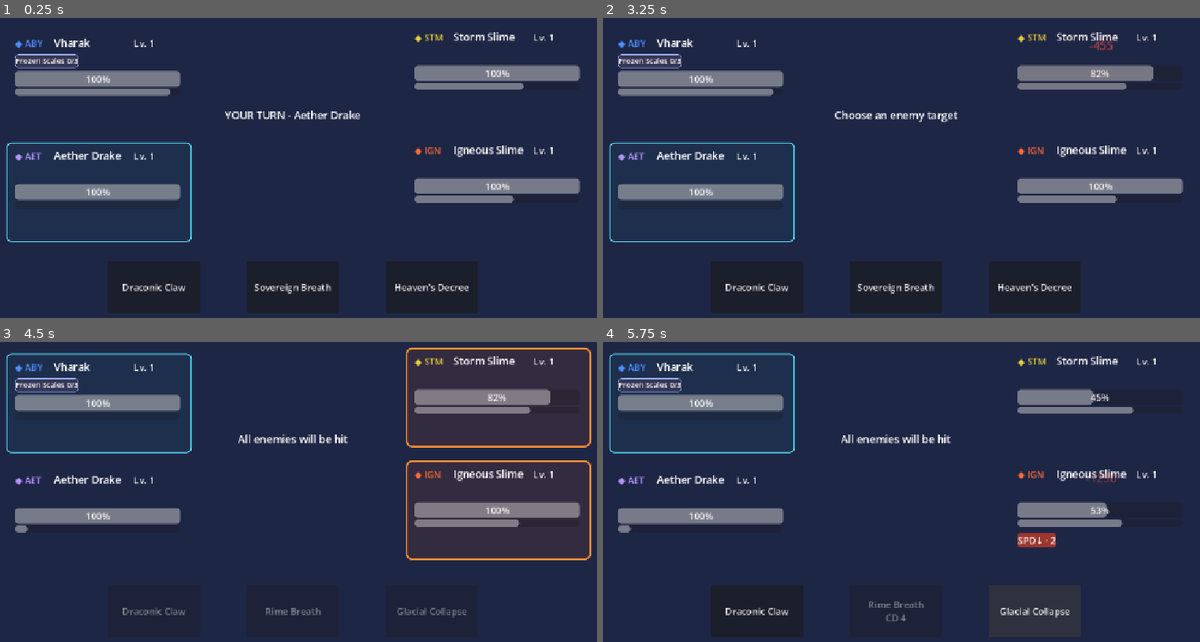
Above: before the commit, frames 1-4 (two rows, left to right).
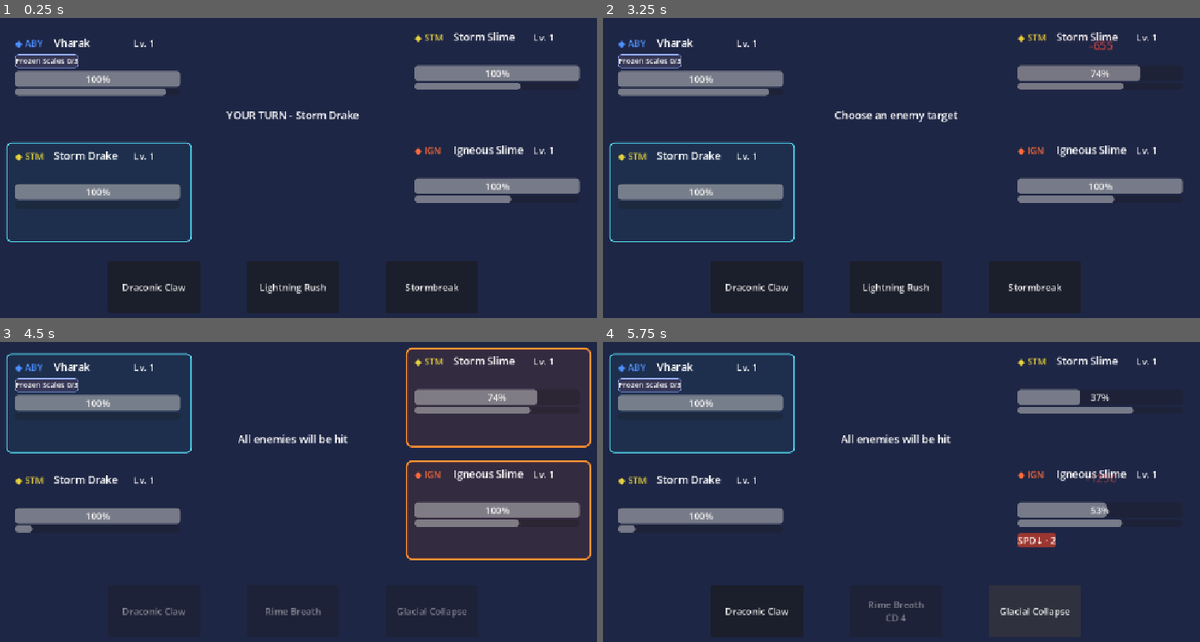
Above: after the commit, the same moments.

Repository: Akharyuu/monster-rpg
Game: Godot game, scene res://scenes/battle/battle_screen.tscn
Two runs of this game, one before a commit and one after it. Both use one fixed random seed, a clock stepped at 60 frames per second and the inputs below.
Inputs:
- Up to frame 1 (0.25 s): no input
- Up to frame 2 (3.25 s): click "Draconic Claw" at 0.5 s; click "Sovereign Breath" (after the commit: "Lightning Rush") at 1.25 s; click "Heaven's Decree" (after the commit: "Stormbreak") at 2 s; click "TARGET" at 2.75 s
- Up to frame 3 (4.5 s): click "Draconic Claw" at 3.5 s; click "Rime Breath" at 4.25 s
- Up to frame 4 (5.75 s): click "Glacial Collapse" at 5 s

The runs differ from the first frame. In frame 1, 1.2% of the frame differs, in the area x 2-88%, y 21-92%; in frame 2, 1.0%; in frame 3, 0.5%; in frame 4, 0.5%.

Commit message:
Add Storm Drake to test team and route random-target skills

Diff:
--- a/godot/scenes/battle/battle_screen.gd
+++ b/godot/scenes/battle/battle_screen.gd
@@ -35,7 +35,7 @@
 func _ready() -> void:
     allies = [
         PrototypeFactoryScript.create_level_one_monster(
-            "drake_aether"
+            "drake_storm"
         ),
         PrototypeFactoryScript.create_level_one_monster(
             "drake_abyssal"
@@ -178,6 +178,20 @@
     if skill.target_type == "all_enemies":
         action_in_progress = true
         await preview_aoe_targets()
+        execute_player_skill(
+            skill,
+            battle_controller.get_living(enemies)
+        )
+        return
+
+    if skill.target_type == "random_enemies":
+        action_in_progress = true
+        set_aoe_preview(true)
+        turn_label.text = "10 hits will strike random enemies"
+
+        await get_tree().create_timer(0.35).timeout
+        set_aoe_preview(false)
+
         execute_player_skill(
             skill,
             battle_controller.get_living(enemies)
